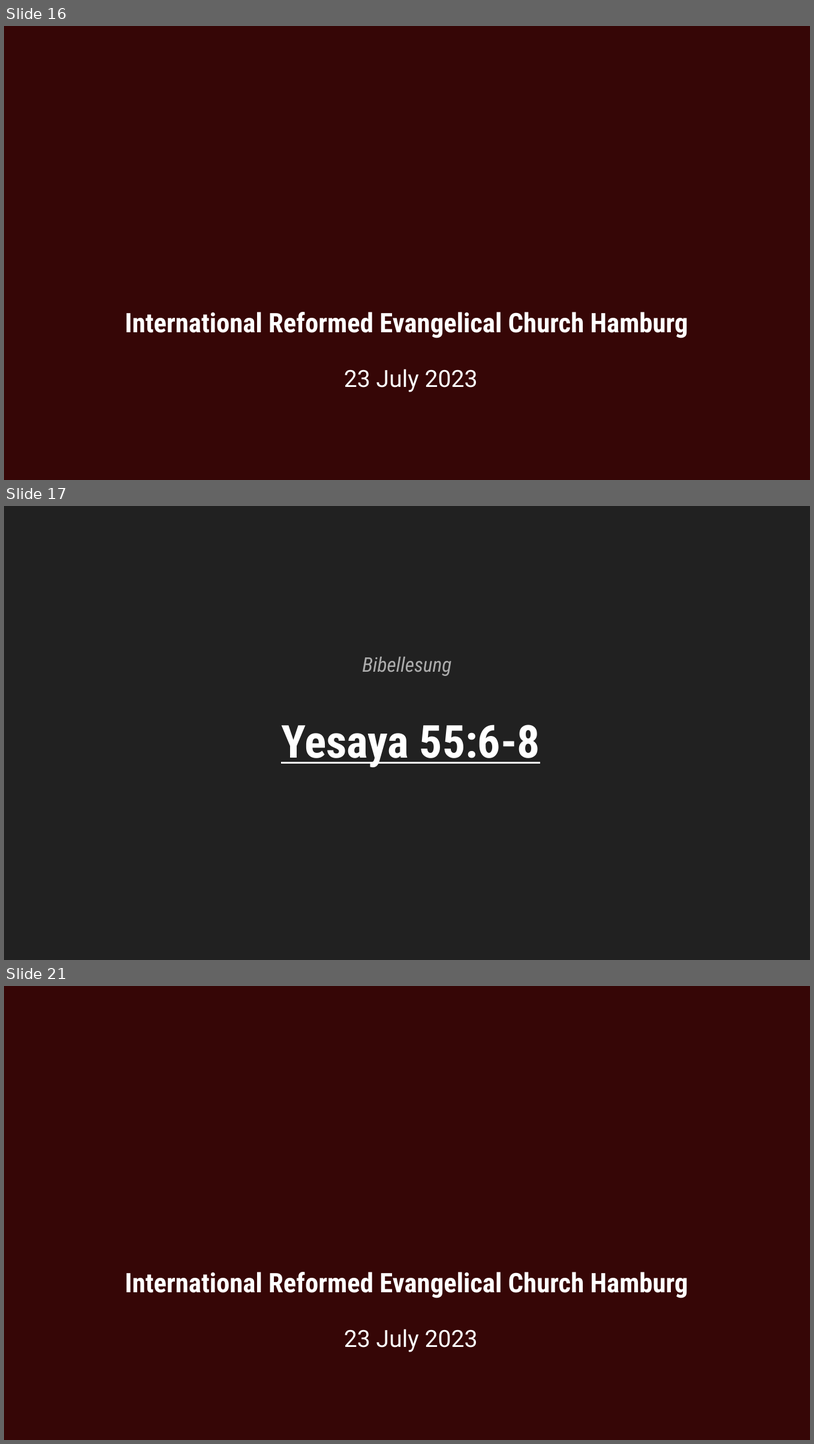
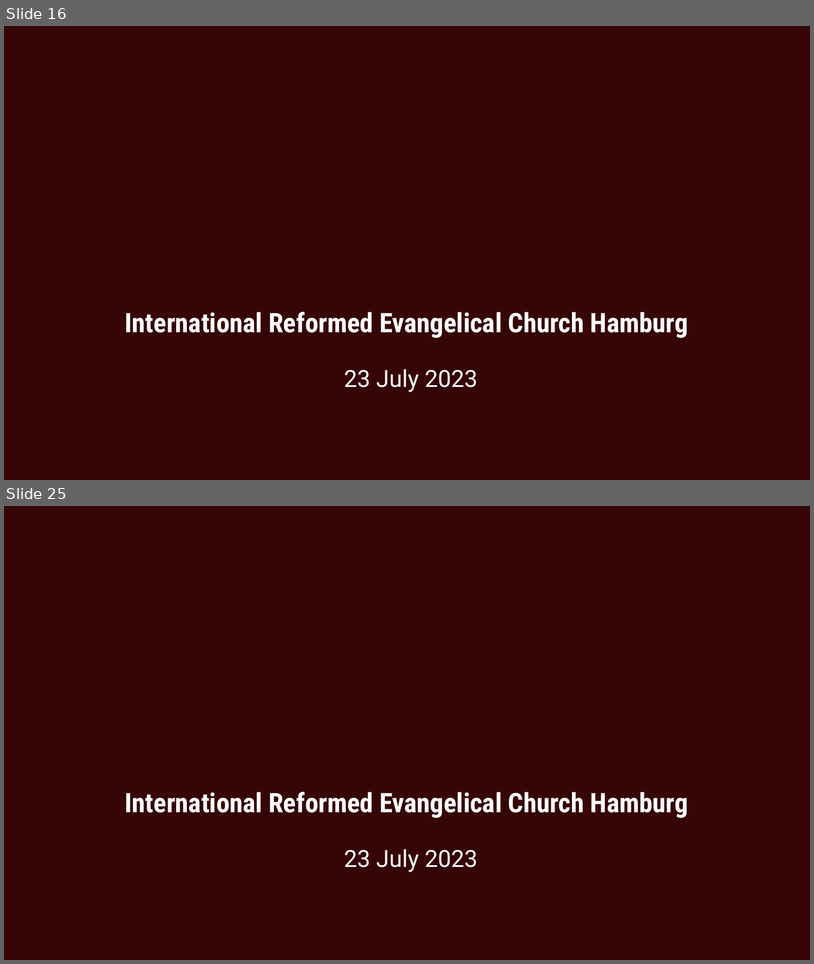
Before and after one commit to stepkurniawan/grii_hamburg_slidemaker, a slide deck: 20230723.pptx. Shown one above the other, each under a label of ours: slides 16, 17 and 21 before the commit, slides 16 and 25 after it; the slides between them are not shown. The pictures are 814x1444 and 814x964 pixels, drawn with LibreOffice and Linux fonts; fonts in the diff are those of the drawing; background and template pictures are left out. Boxes give left, top, right and bottom in pixels: in the first picture for what was removed or moved away, otherwise in the second. Text is boxed around its words. In the diff, an @@ line names an element or a change of style, - is before the commit and + after.

```diff
--- a/20230723.pptx
+++ b/20230723.pptx
@@ slide 17 removed at bbox=[4, 506, 810, 960], background #212121 @@
@@ text removed at bbox=[362, 657, 452, 676] @@
-Bibellesung
@@ text removed at bbox=[281, 724, 540, 767] @@
-Yesaya 55:6-8
@@ what was slide 21 is now slide 25 @@
```
Also in this commit, not shown: 1 slide changed, 8 slides added, 3 other slides removed, 5 other files.
